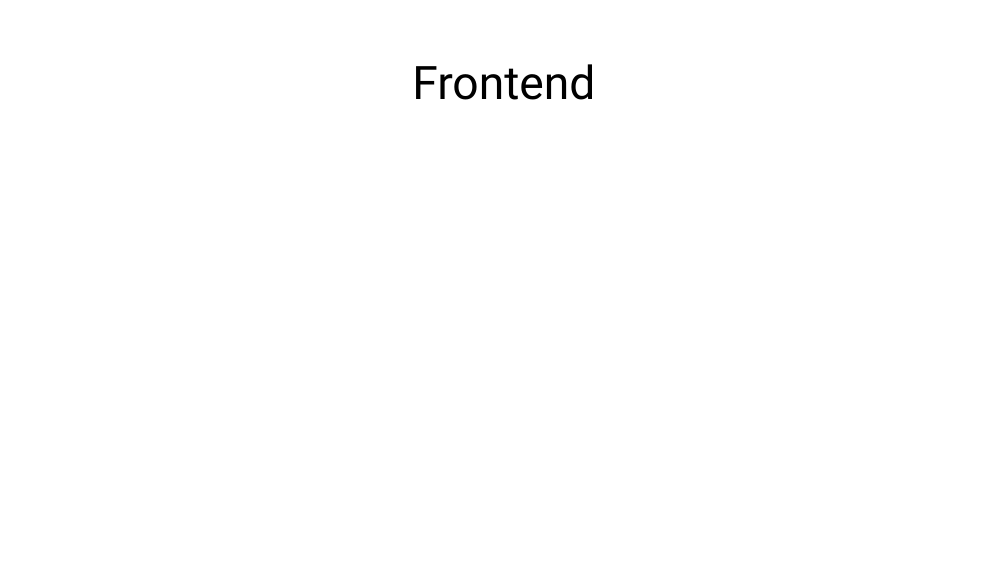
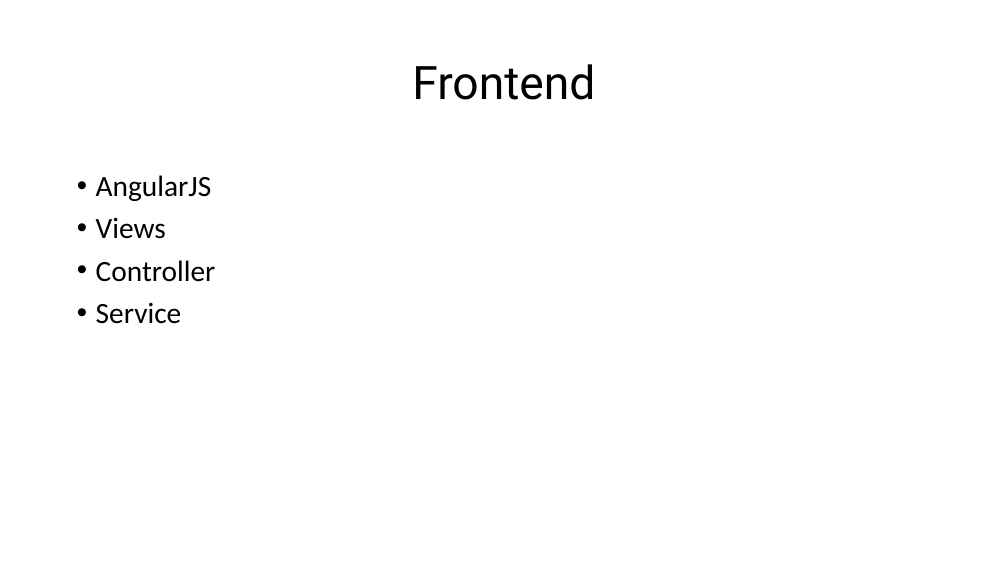
Before and after one commit to giuliobosco/domotics, a slide deck: slide 12 of presentation/domotics presentation.pptx. Drawn at 1008x567 pixels with LibreOffice and Linux fonts; fonts in the diff are those of the drawing. Boxes give left, top, right and bottom in pixels: in the first picture for what was removed or moved away, otherwise in the second. Text is boxed around its words. In the diff, an @@ line names an element or a change of style, - is before the commit and + after.

```diff
--- a/presentation/domotics presentation.pptx
+++ b/presentation/domotics presentation.pptx
@@ text added at (96,175,216,324), 28 pt, text #000000 @@
+• AngularJS
+• Views
+• Controller
+• Service
```
Also in this commit, not shown: 3 other slides changed.
